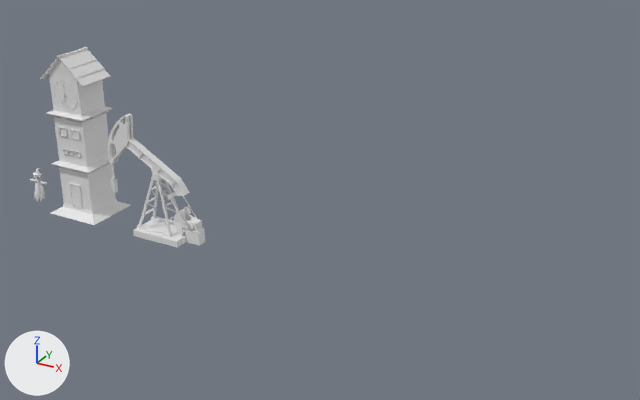
One commit to the Blender file Modelos/Cenario Cowboy/modelos cowboy semana 3 - luana.blend: the scene before it, then after it.
Rendered twice from a 50 mm camera at (30.7, -29.4, 17.9) aimed at (13.7, 1.6, 2.4). Lighting does not change. The marker at lower left points along +X, +Y and +Z.

The scene before the commit, as lines of its bpy script (objects in view):
```python
me_maquina_petroleo = bpy.data.meshes.new('maquina petroleo')
me_maquina_petroleo.from_pydata(...)  # 3709 vertices, 1726 faces; spans x -1.0..1.0, y -3.0..2.6, z -0.5..24.0
me_maquina_petroleo.materials.append(None)
me_torre_do_relogio = bpy.data.meshes.new('torre do relogio')
me_torre_do_relogio.from_pydata(...)  # 1252 vertices, 1027 faces; spans x -0.87..0.87, y 0.03..1.67, z 0.0..4.87
me_torre_do_relogio.polygons.foreach_set('use_smooth', [True] * 1027)
me_torre_do_relogio.materials.append(None)
ob_maquina_petroleo = bpy.data.objects.new('maquina petroleo', me_maquina_petroleo)
ob_maquina_petroleo.location = (6.47, -0.56, 0.11)
ob_maquina_petroleo.rotation_euler = (0.0, 0.0, 4.712)  # degrees (0, 0, 270)
ob_maquina_petroleo.scale = (0.805, 0.886, 0.224)
ob_torre_do_relogio = bpy.data.objects.new('torre do relogio', me_torre_do_relogio)
ob_torre_do_relogio.location = (1.75, -1.37, -0.03)
ob_torre_do_relogio.scale = (1.62, 1.62, 1.62)
```
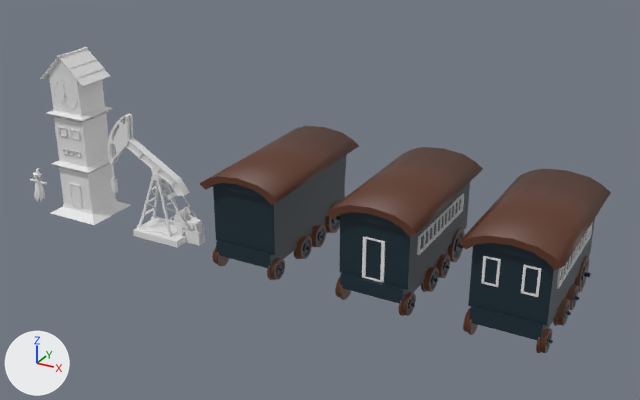
Commit message: Vagões finalizados

Where the newer file only moved an object's origin or applied its transform, the numbers keep the older frame.

What differs and where, as boxes (x1, y1, x2, y2) in the pictures (640 x 400 px):
'vagao.002', added
    after: (458, 169, 611, 353)
    faces in mat_ferrugemescura (brown #5b3321): (458, 169, 611, 353)
    faces in mat_couroescuro (dark blue #132936): (468, 219, 595, 350)
'vagao', added
    after: (326, 147, 483, 316)
    faces in mat_ferrugemescura (brown #5b3321): (326, 147, 483, 316)
    faces in mat_couroescuro (dark blue #132936): (339, 182, 470, 313)
'vagao.001', added
    after: (200, 126, 359, 280)
    faces in mat_couroescuro (dark blue #132936): (212, 155, 347, 277)
    faces in mat_ferrugemescura (brown #5b3321): (200, 126, 359, 280)

The change, as a list of edits to the scene's bpy script:
```text
Add mat_ferrugemescura:
    mat_ferrugemescura = principled_material('FerrugemEscura')
    mat_ferrugemescura.base_color = (0.105, 0.0336, 0.0154)  # brown #5b3321
Add mat_couroescuro:
    mat_couroescuro = principled_material('CouroEscuro')
    mat_couroescuro.base_color = (0.00645, 0.0223, 0.0364)  # dark blue #132936
Add me_trem_base_002:
    me_trem_base_002.from_pydata(...)  # 1269 vertices, 1164 faces; spans x -1.94..1.82, y -2.3..4.87, z 0.01..4.49
    # faces by material slot: [424, 458, 282]
    me_trem_base_002.materials.append(mat_couroescuro)  # dark blue #132936
    me_trem_base_002.materials.append(mat_ferrugemescura)  # brown #5b3321
Add me_trem_base_001:
    me_trem_base_001.from_pydata(...)  # 1205 vertices, 1104 faces; spans x -1.89..1.87, y -2.3..4.87, z -0.05..4.43
    # faces by material slot: [424, 458, 222]
    me_trem_base_001.materials.append(mat_couroescuro)  # dark blue #132936
    me_trem_base_001.materials.append(mat_ferrugemescura)  # brown #5b3321
Add me_trem_base:
    me_trem_base.from_pydata(...)  # 945 vertices, 882 faces; spans x -1.89..1.86, y -2.3..4.87, z -0.01..4.47
    # faces by material slot: [424, 458]
    me_trem_base.materials.append(mat_couroescuro)  # dark blue #132936
    me_trem_base.materials.append(mat_ferrugemescura)  # brown #5b3321
Add ob_vagao_002:
    ob_vagao_002 = bpy.data.objects.new('vagao.002', me_trem_base_002)
    ob_vagao_002.location = (23.37, 0.0, -0.02)
Add ob_vagao:
    ob_vagao = bpy.data.objects.new('vagao', me_trem_base_001)
    ob_vagao.location = (17.99, 0.0, 0.04)
Add ob_vagao_001:
    ob_vagao_001 = bpy.data.objects.new('vagao.001', me_trem_base)
    ob_vagao_001.location = (12.1, 0.0, 0.0)
```
